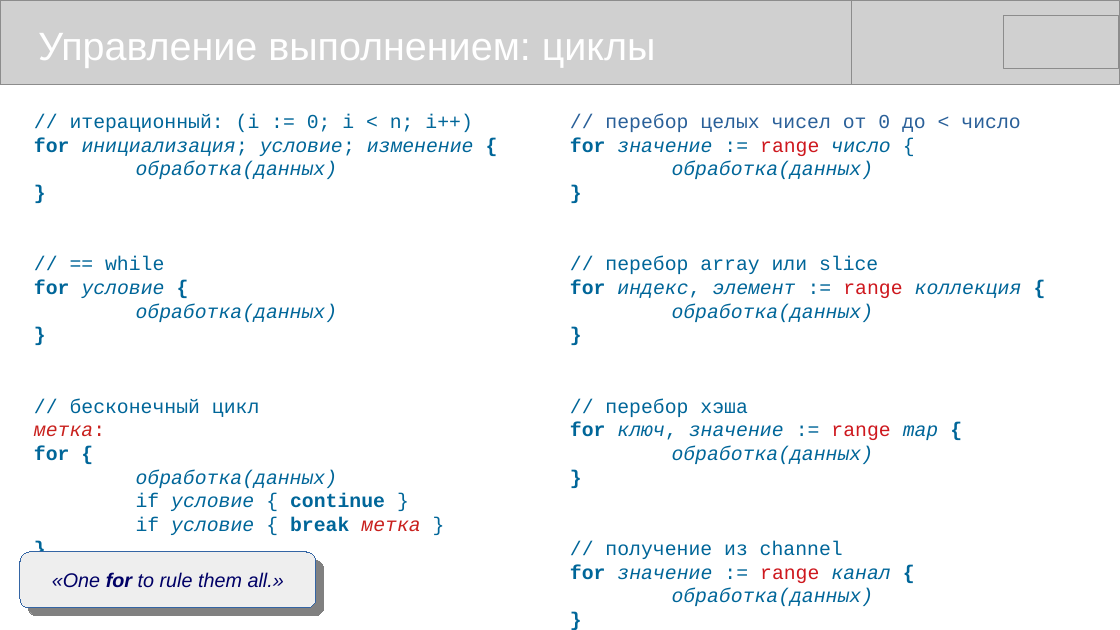
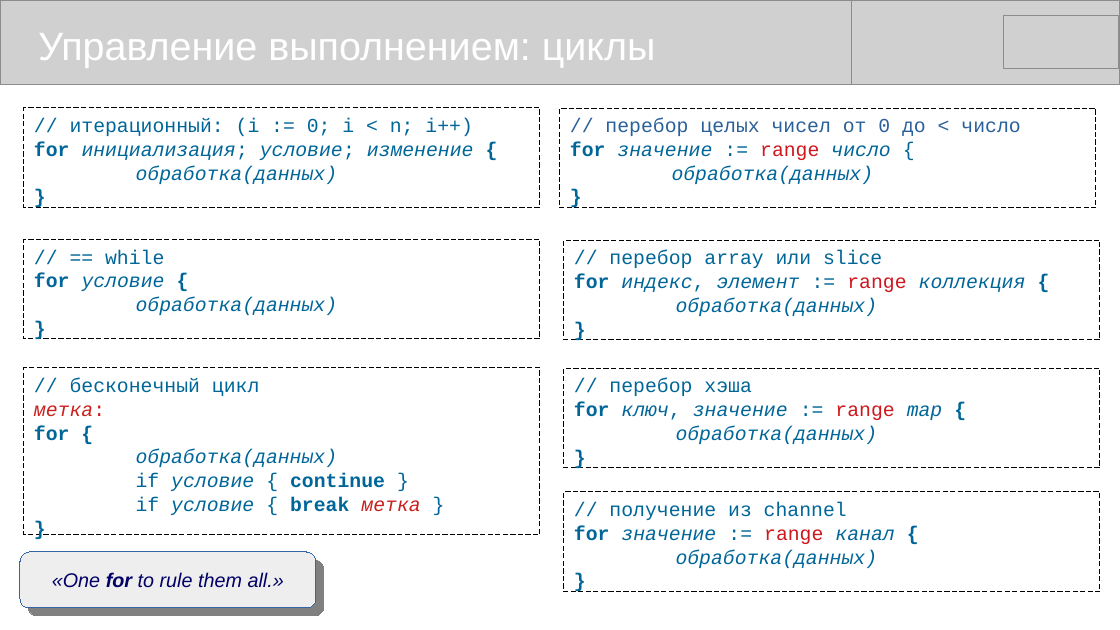
Before and after one commit to mike-shock/Go_language, a slide deck: slide 13 of Go_Preview.odp (slide 14 before the commit). Drawn at 1120x630 pixels with LibreOffice and Linux fonts; fonts in the diff are those of the drawing; grey boxes stand for pictures. Boxes give left, top, right and bottom in pixels: in the first picture for what was removed or moved away, otherwise in the second. Text is boxed around its words. In the diff, an @@ line names an element or a change of style, - is before the commit and + after.

```diff
--- a/Go_Preview.odp
+++ b/Go_Preview.odp
@@ rectangle added at box(24, 108, 541, 207), outline #000000 0 pt dashed, 14 pt, text #006699, italic @@
+// итерационный: (i := 0; i < n; i++)
+for инициализация; условие; изменение {
+обработка(данных)
+}
@@ text removed at box(34, 114, 474, 535) @@
-// итерационный: (i := 0; i < n; i++)
-for инициализация; условие; изменение {
-обработка(данных)
-}
-// == while
-for условие {
-обработка(данных)
-}
-// бесконечный цикл
-метка:
-for {
-обработка(данных)
-if условие { continue }
-if условие { break метка }
-}
@@ rectangle added at box(560, 108, 1097, 207), outline #000000 0 pt dashed, 14 pt, text #006699 @@
+// перебор целых чисел от 0 до < число
+for значение := range число {
+обработка(данных)
+}
@@ text removed at box(570, 114, 1022, 606) @@
-// перебор целых чисел от 0 до < число
-for значение := range число {
-обработка(данных)
-}
-// перебор array или slice
-for индекс, элемент := range коллекция {
-обработка(данных)
-}
-// перебор хэша
-for ключ, значение := range map {
-обработка(данных)
-}
-// получение из channel
-for значение := range канал {
-обработка(данных)
-}
@@ rectangle added at box(24, 240, 541, 339), outline #000000 0 pt dashed, 14 pt, text #006699, italic @@
+// == while
+for условие {
+обработка(данных)
+}
@@ rectangle added at box(564, 240, 1101, 339), outline #000000 0 pt dashed, 14 pt, text #006699, italic @@
+// перебор array или slice
+for индекс, элемент := range коллекция {
+обработка(данных)
+}
@@ rectangle added at box(24, 368, 541, 535), outline #000000 0 pt dashed, 14 pt, text #006699 @@
+// бесконечный цикл
+метка:
+for {
+обработка(данных)
+if условие { continue }
+if условие { break метка }
+}
@@ rectangle added at box(564, 368, 1101, 468), outline #000000 0 pt dashed, 14 pt, text #006699, italic @@
+// перебор хэша
+for ключ, значение := range map {
+обработка(данных)
+}
@@ rectangle added at box(564, 492, 1101, 592), outline #000000 0 pt dashed, 14 pt, text #006699 @@
+// получение из channel
+for значение := range канал {
+обработка(данных)
+}
```
Also in this commit, not shown: 8 other slides changed, 1 slide removed, 7 other files.
